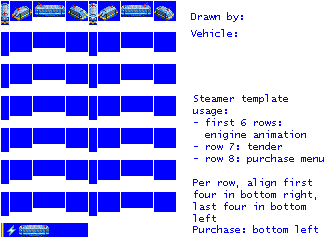
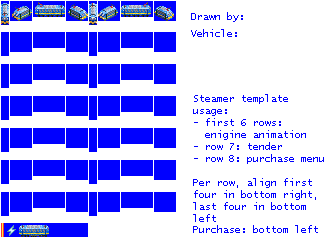
Comparing the layer stacks of the two 331x237 images. Changes:
painted on "empty.png" over [37, 15, 149, 17]
